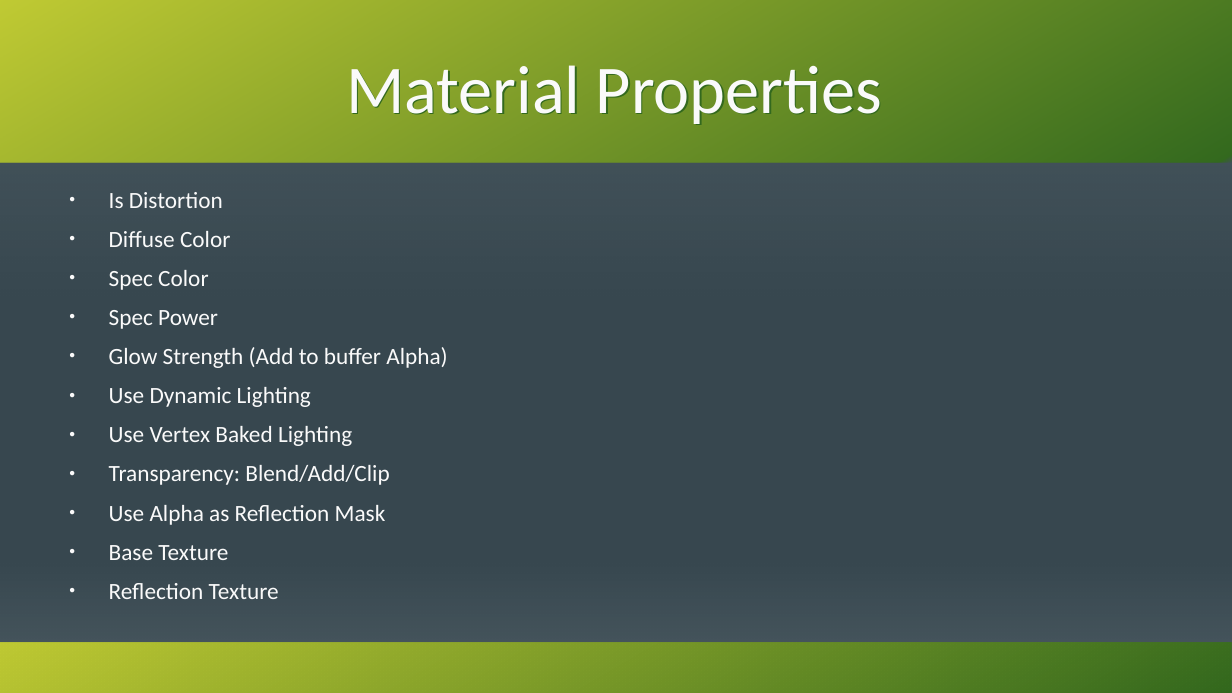
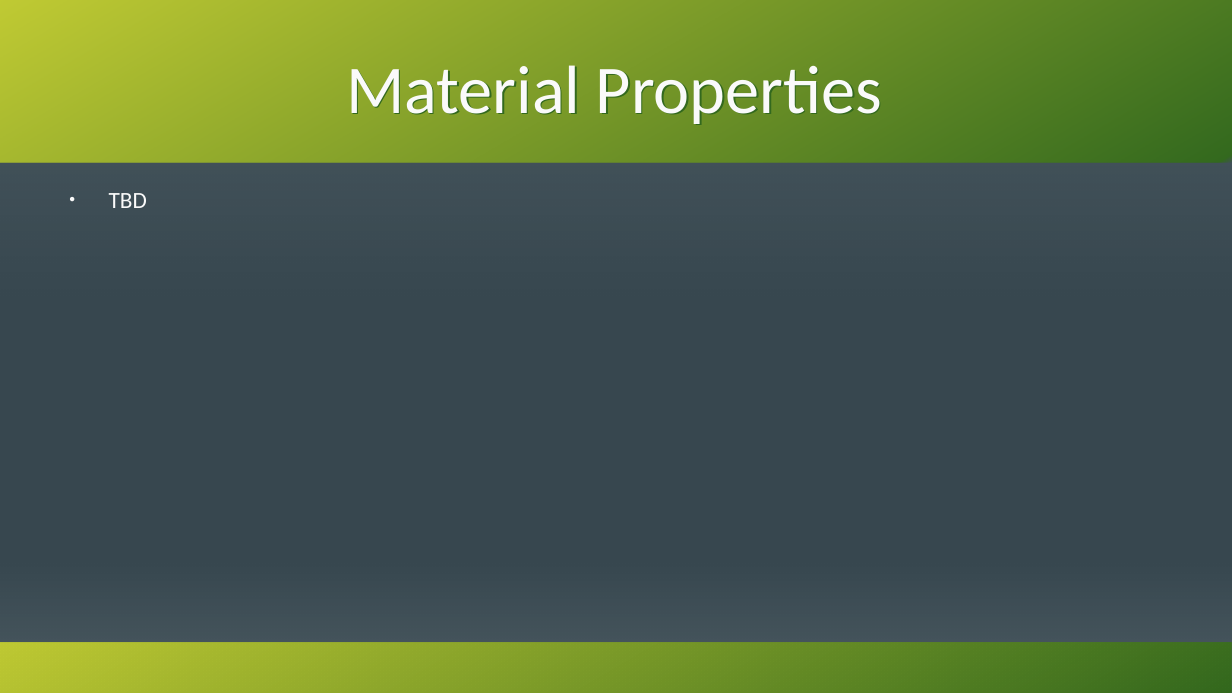
Before and after one commit to KenzieMac130/CitrusToolbox, a slide deck: slide 35 of docs/MovingToGpuDrivenRendering.odp (slide 37 before the commit). Drawn at 1232x693 pixels with LibreOffice and Linux fonts; fonts in the diff are those of the drawing. Boxes give left, top, right and bottom in pixels: in the first picture for what was removed or moved away, otherwise in the second. Text is boxed around its words. In the diff, an @@ line names an element or a change of style, - is before the commit and + after.

```diff
--- a/docs/MovingToGpuDrivenRendering.odp
+++ b/docs/MovingToGpuDrivenRendering.odp
@@ text at [109,193,147,208]: text changed @@
-● Is Distortion
-● Diffuse Color
-● Spec Color
-● Spec Power
-● Glow Strength (Add to buffer Alpha)
-● Use Dynamic Lighting
-● Use Vertex Baked Lighting
-● Transparency: Blend/Add/Clip
-● Use Alpha as Reflection Mask
-● Base Texture
-● Reflection Texture
+● TBD
```
Also in this commit, not shown: 1 other slide changed, 10 slides removed.
